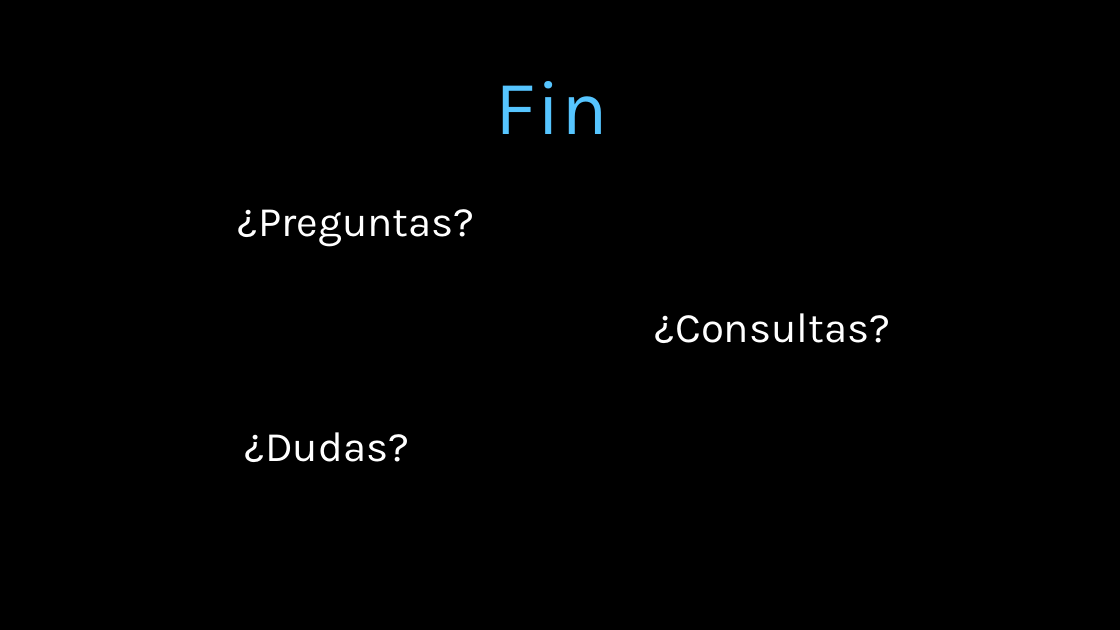
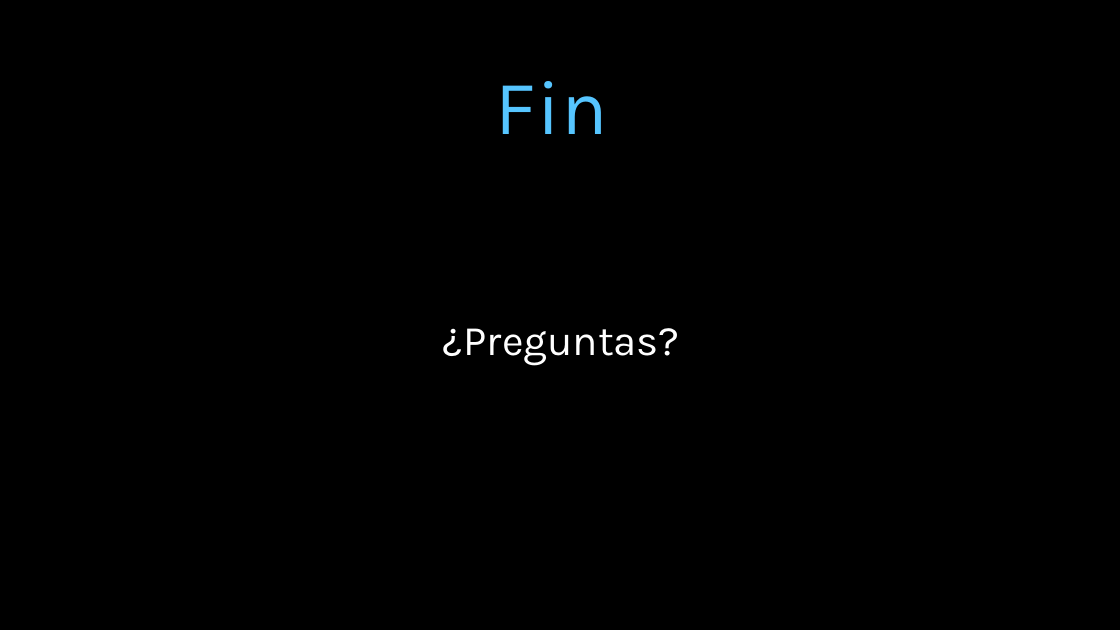
Before and after one commit to miparnisari/implantaciondesistemas, a slide deck: slide 44 of Presentacion/Fuga de Información.pptx (slide 43 before the commit). Drawn at 1120x630 pixels with LibreOffice and Linux fonts; fonts in the diff are those of the drawing; background and template pictures are left out. Boxes give left, top, right and bottom in pixels: in the first picture for what was removed or moved away, otherwise in the second. Text is boxed around its words. In the diff, an @@ line names an element or a change of style, - is before the commit and + after.

```diff
--- a/Presentacion/Fuga de Información.pptx
+++ b/Presentacion/Fuga de Información.pptx
@@ text "¿Preguntas?": place and size @@
-text "¿Preguntas?" at box(238, 209, 475, 247)
+text "¿Preguntas?" at box(443, 328, 680, 366)
@@ text removed at box(654, 313, 890, 343) @@
-¿Consultas?
@@ text removed at box(244, 432, 409, 462) @@
-¿Dudas?
```
Also in this commit, not shown: 4 other slides changed, 1 slide added, 3 other files.
